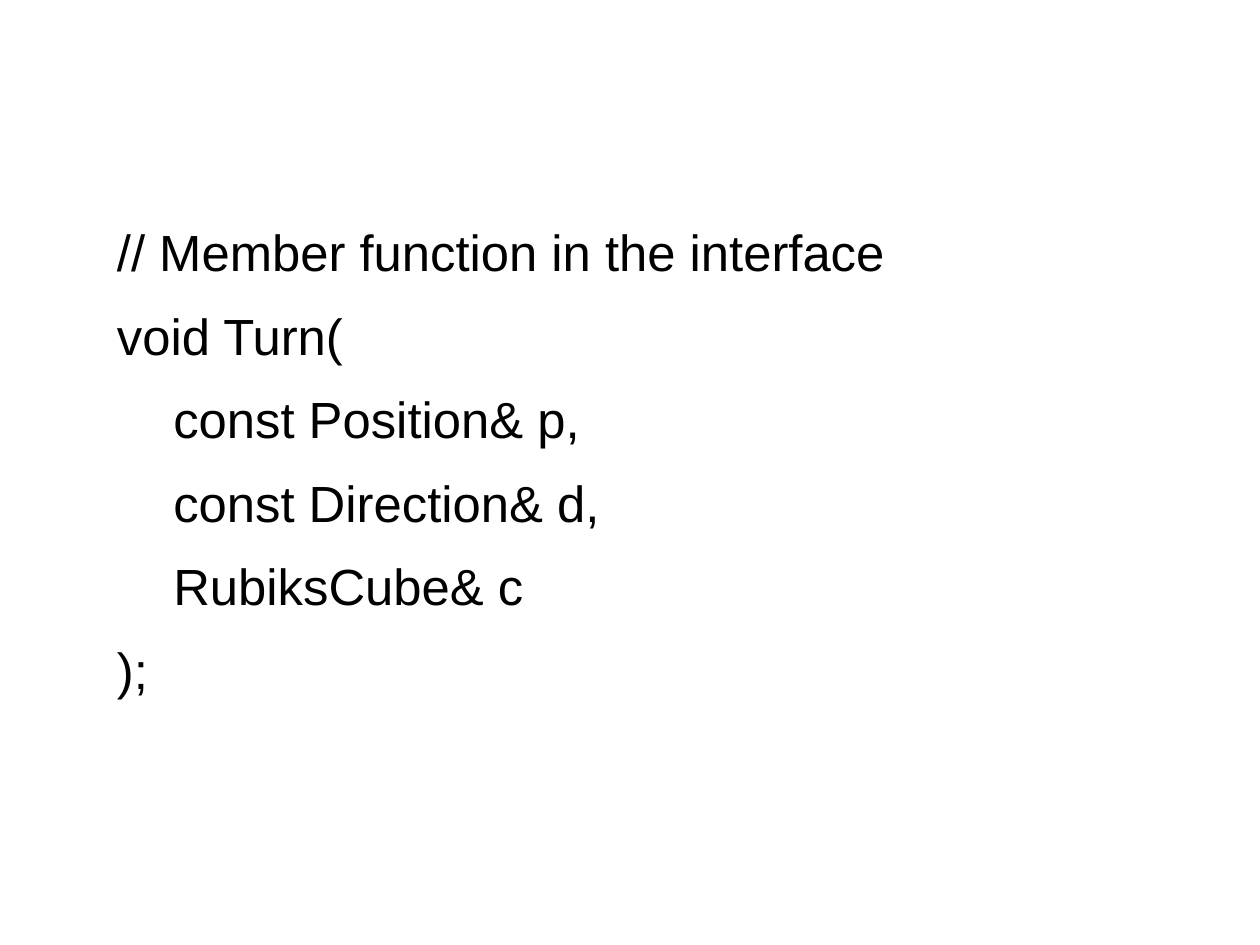
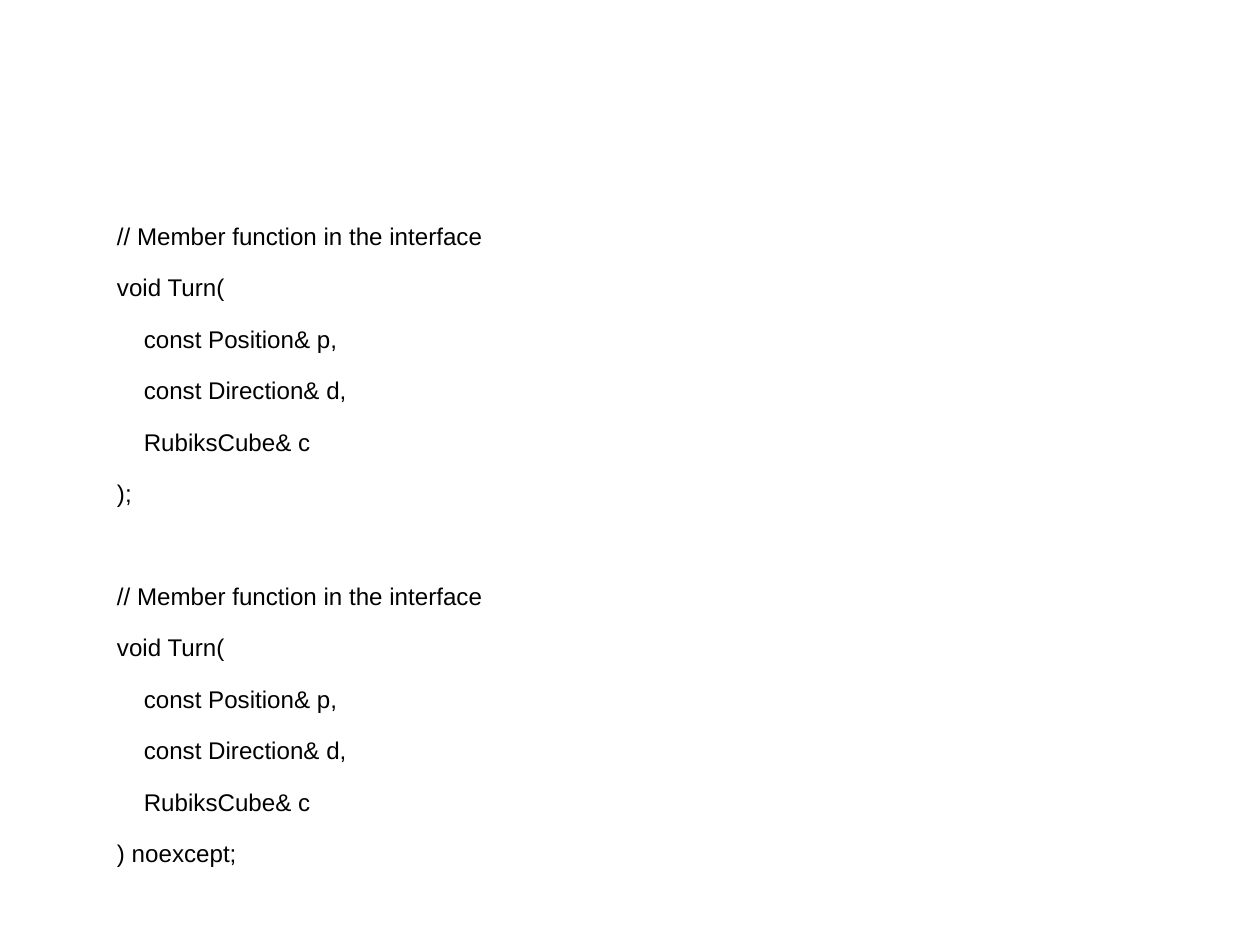
Before and after one commit to richelbilderbeek/CppPresentations, a slide deck: slide 22 of FunctionDesign/FunctionDesign.odp (slide 21 before the commit). Drawn at 1260x945 pixels with LibreOffice and Linux fonts; fonts in the diff are those of the drawing. Boxes give left, top, right and bottom in pixels: in the first picture for what was removed or moved away, otherwise in the second. Text is boxed around its words. In the diff, an @@ line names an element or a change of style, - is before the commit and + after.

```diff
--- a/FunctionDesign/FunctionDesign.odp
+++ b/FunctionDesign/FunctionDesign.odp
@@ text at (117,227,482,452): size 32 to 15.2 pt in "// Member function in the interface", "void Turn(", "const Position& p,", "const Direction& d," and 2 more places @@
@@ text at (117,587,482,762): paragraphs added @@
+// Member function in the interface
+void Turn(
+const Position& p,
+const Direction& d,
+RubiksCube& c
+) noexcept;
```
Also in this commit, not shown: 10 other slides changed, 1 slide added.
